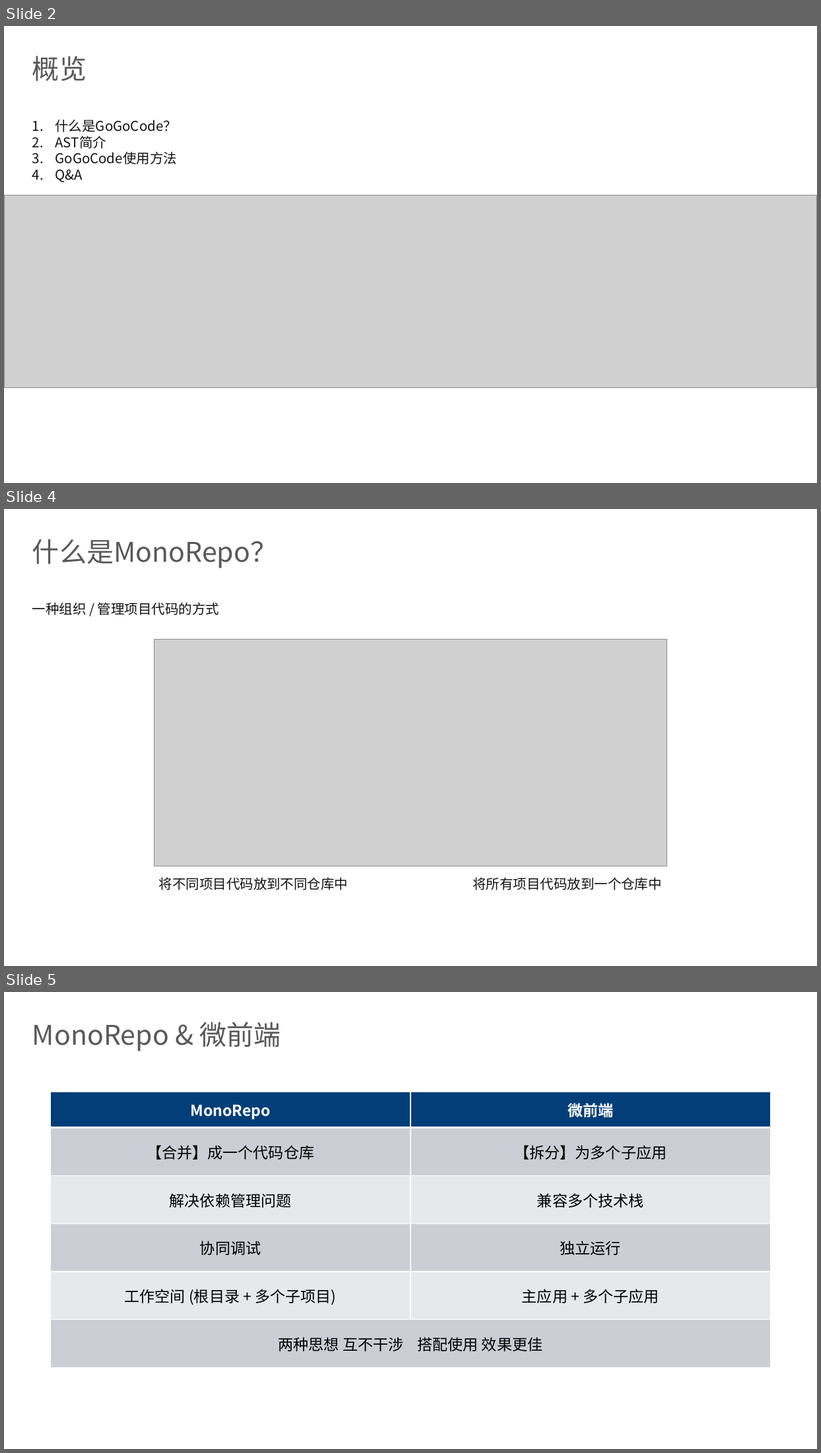
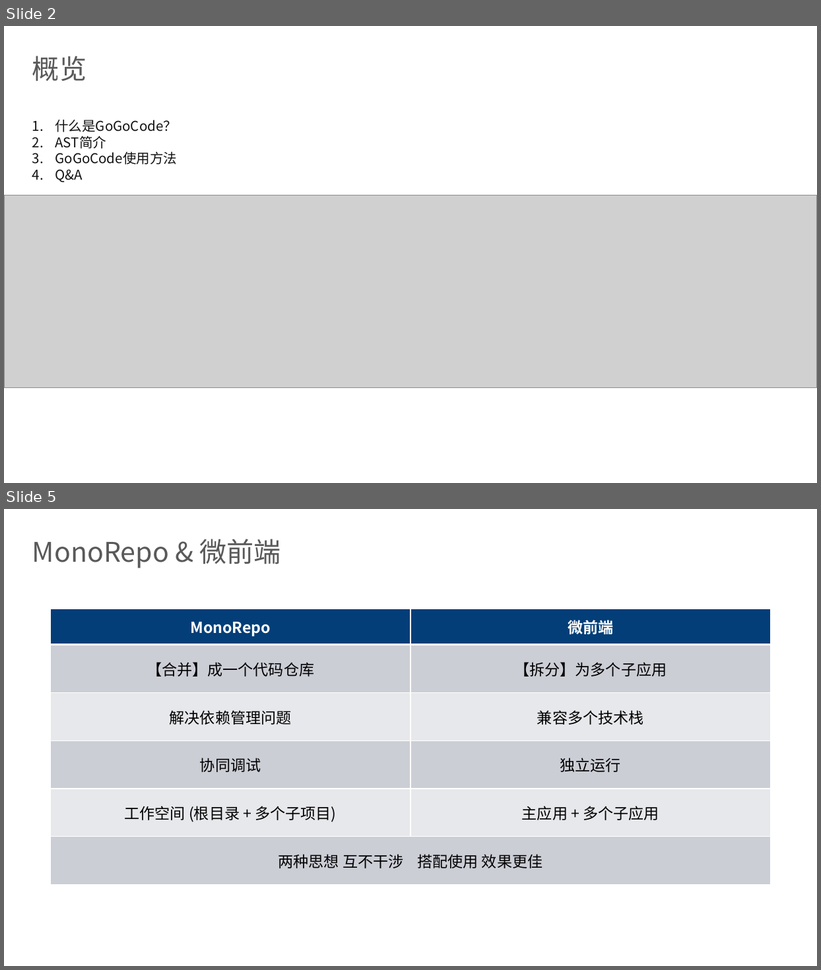
Before and after one commit to dingq030511/gogocode-tutorial, a slide deck: gogocode.pptx. Shown one above the other, each under a label of ours: slides 2, 4 and 5 before the commit, slides 2 and 5 after it; the slides between them are not shown. The pictures are 821x1453 and 821x970 pixels, drawn with LibreOffice and Linux fonts; fonts in the diff are those of the drawing; grey boxes stand for pictures; background and template pictures are left out. Boxes give left, top, right and bottom in pixels: in the first picture for what was removed or moved away, otherwise in the second. Text is boxed around its words. In the diff, an @@ line names an element or a change of style, - is before the commit and + after.

```diff
--- a/gogocode.pptx
+++ b/gogocode.pptx
@@ slide 4 removed at [4, 509, 817, 966], background picture (left out) @@
@@ title removed at [32, 539, 278, 568] @@
-什么是MonoRepo？
@@ text removed at [32, 602, 219, 615] @@
-一种组织 / 管理项目代码的方式
@@ picture removed at [154, 640, 668, 867] @@
@@ text removed at [159, 877, 348, 890] @@
-将不同项目代码放到不同仓库中
@@ text removed at [473, 877, 662, 890] @@
-将所有项目代码放到一个仓库中
```
Also in this commit, not shown: 2 slides added, 1 other slide removed, 2 other files.
